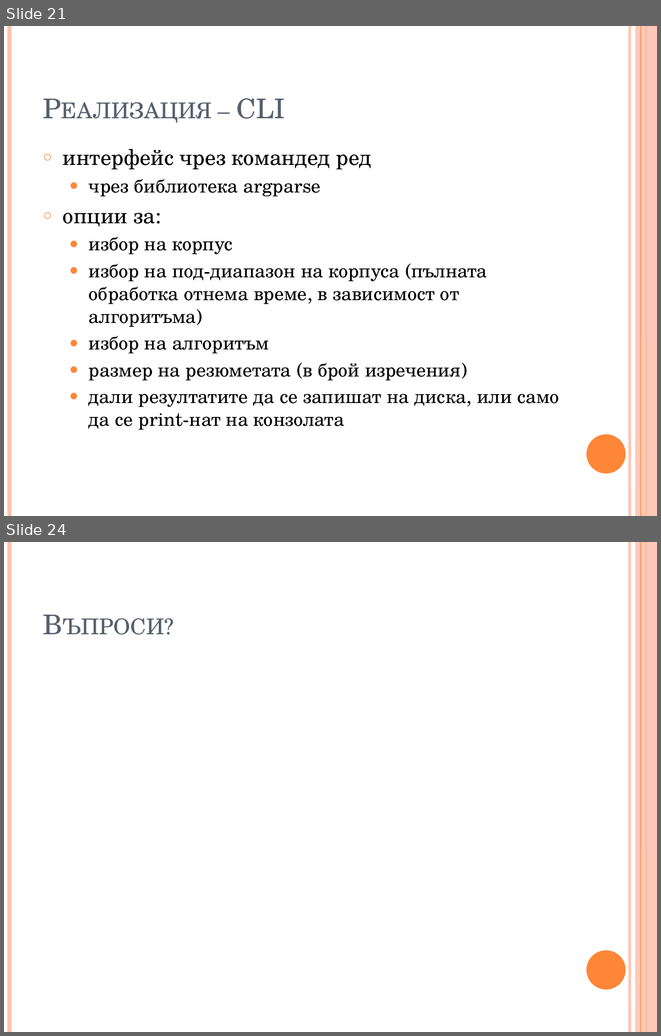
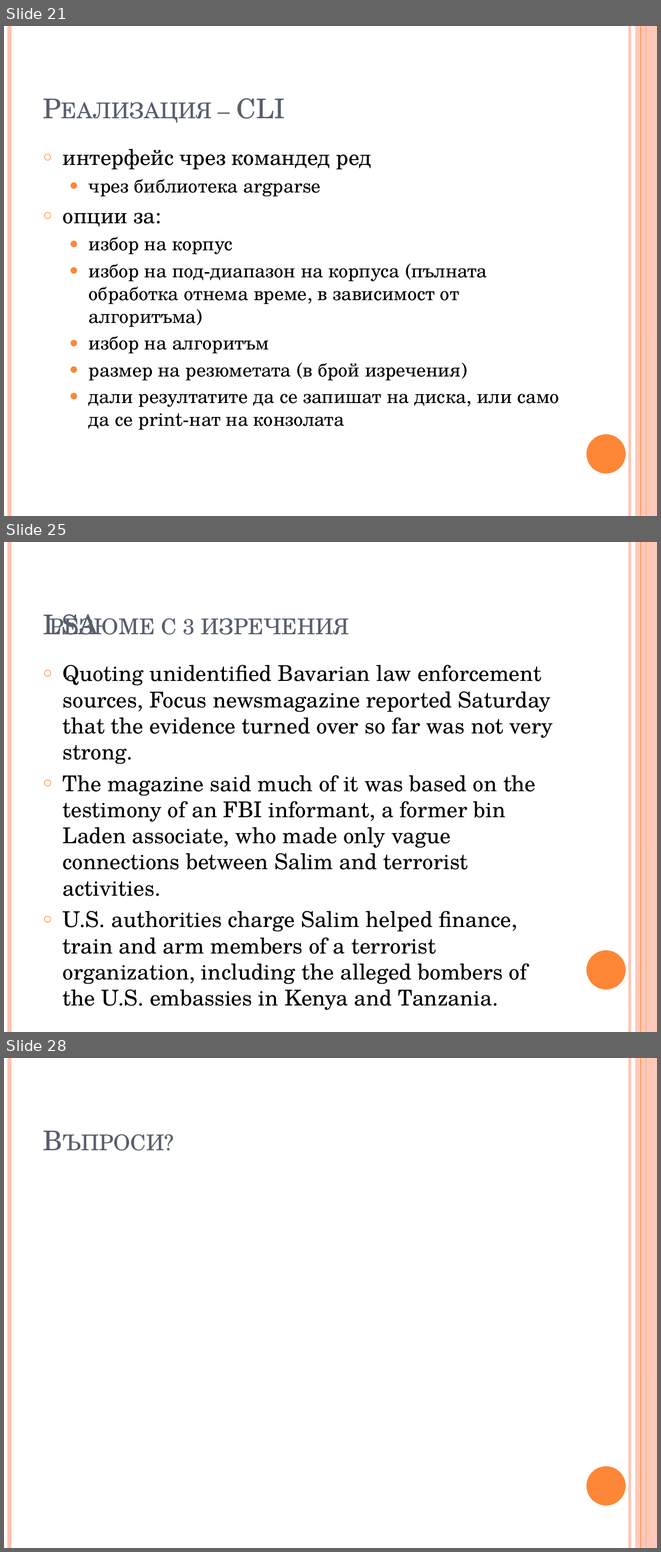
Before and after one commit to trvulkov/NLP-IE-project, a slide deck: presentation.pptx. Shown one above the other, each under a label of ours: slides 21 and 24 before the commit, slides 21, 25 and 28 after it; the slides between them are not shown. The pictures are 661x1036 and 661x1552 pixels, drawn with LibreOffice and Linux fonts; fonts in the diff are those of the drawing. Boxes give left, top, right and bottom in pixels: in the first picture for what was removed or moved away, otherwise in the second. Text is boxed around its words. In the diff, an @@ line names an element or a change of style, - is before the commit and + after.

```diff
--- a/presentation.pptx
+++ b/presentation.pptx
@@ slide 25 added at bbox=[4, 542, 657, 1032], background #FFFFFF; not listed: 6 template elements that a slide beside it also shows @@
@@ title added at bbox=[43, 614, 349, 635], 30 pt, text #575F6D, small capitals @@
+LSA резюме с 3 изречения
@@ text added at bbox=[63, 664, 553, 1010], 24 pt, text #000000 @@
+○ Quoting unidentified Bavarian law enforcement sources, Focus newsmagazine reported Saturday that the evidence turned over so far was not very strong.
+○ The magazine said much of it was based on the testimony of an FBI informant, a former bin Laden associate, who made only vague connections between Salim and terrorist activities.
+○ U.S. authorities charge Salim helped finance, train and arm members of a terrorist organization, including the alleged bombers of the U.S. embassies in Kenya and Tanzania.
@@ what was slide 24 is now slide 28 @@
```
Also in this commit, not shown: 2 slides changed, 3 other slides added.
